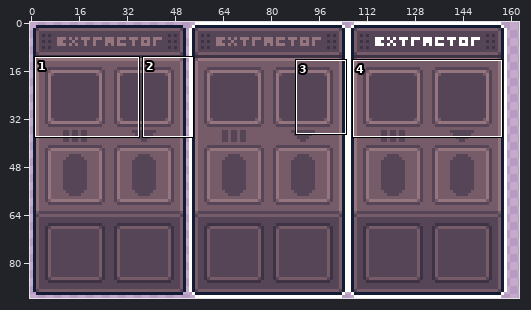
Sprite sheet, stored at sprites/extractor_gui.png. The picture above shows the old version from afar; the outline marks the close-up.
Close-up. Before the commit:
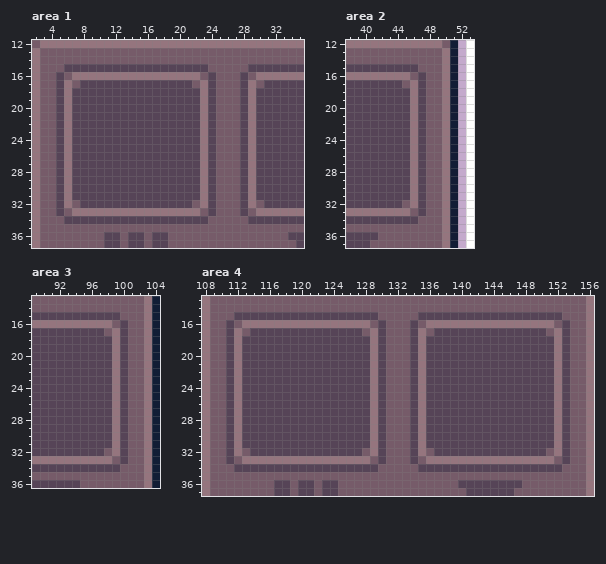
The file is 212x92 pixels. Shown: area 1: x 2..35, y 12..37; area 2: x 38..53, y 12..37; area 3: x 89..104, y 13..36; area 4: x 108..156, y 13..37. The wide view leaves out empty margins. The commit also changed other parts of the picture, which this record leaves out.
And afterwards:
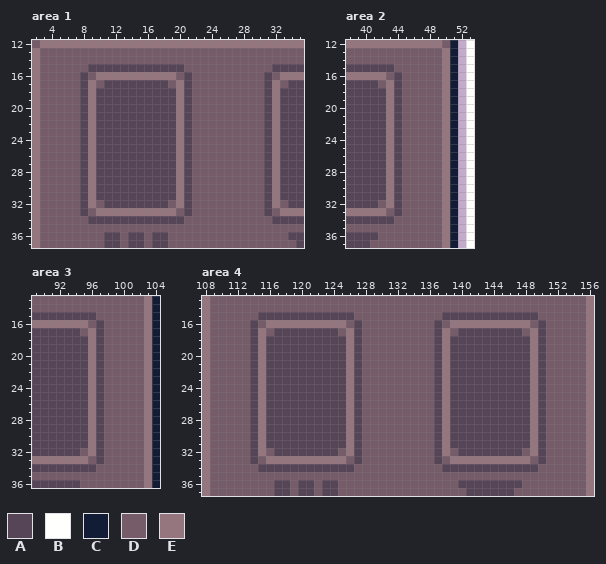
Palette (. is transparent): A #564457  B #fffffe  C #121d35  D #765b69  E #95757e
The exact change:
--- area 1
@@ x 2..35 @@
 14 EDDDDDDDDDDDDDDDDDDDDDDDDDDDDDDDDD
-15 EDDDAAAAAAAAAAAAAAAAAADDDDDAAAAAAA
-16 EDDADEEEEEEEEEEEEEEEEDADDDADEEEEEE
-17 EDDAEDAAAAAAAAAAAAAADEADDDAEDAAAAA
-18 EDDAEAAAAAAAAAAAAAAAAEADDDAEAAAAAA
-19 EDDAEAAAAAAAAAAAAAAAAEADDDAEAAAAAA
-20 EDDAEAAAAAAAAAAAAAAAAEADDDAEAAAAAA
-21 EDDAEAAAAAAAAAAAAAAAAEADDDAEAAAAAA
-22 EDDAEAAAAAAAAAAAAAAAAEADDDAEAAAAAA
-23 EDDAEAAAAAAAAAAAAAAAAEADDDAEAAAAAA
-24 EDDAEAAAAAAAAAAAAAAAAEADDDAEAAAAAA
-25 EDDAEAAAAAAAAAAAAAAAAEADDDAEAAAAAA
-26 EDDAEAAAAAAAAAAAAAAAAEADDDAEAAAAAA
-27 EDDAEAAAAAAAAAAAAAAAAEADDDAEAAAAAA
-28 EDDAEAAAAAAAAAAAAAAAAEADDDAEAAAAAA
-29 EDDAEAAAAAAAAAAAAAAAAEADDDAEAAAAAA
-30 EDDAEAAAAAAAAAAAAAAAAEADDDAEAAAAAA
-31 EDDAEAAAAAAAAAAAAAAAAEADDDAEAAAAAA
-32 EDDAEDAAAAAAAAAAAAAADEADDDAEDAAAAA
-33 EDDADEEEEEEEEEEEEEEEEDADDDADEEEEEE
-34 EDDDAAAAAAAAAAAAAAAAAADDDDDAAAAAAA
+15 EDDDDDDAAAAAAAAAAAADDDDDDDDDDDAAAA
+16 EDDDDDADEEEEEEEEEEDADDDDDDDDDADEEE
+17 EDDDDDAEDAAAAAAAADEADDDDDDDDDAEDAA
+18 EDDDDDAEAAAAAAAAAAEADDDDDDDDDAEAAA
+19 EDDDDDAEAAAAAAAAAAEADDDDDDDDDAEAAA
+20 EDDDDDAEAAAAAAAAAAEADDDDDDDDDAEAAA
+21 EDDDDDAEAAAAAAAAAAEADDDDDDDDDAEAAA
+22 EDDDDDAEAAAAAAAAAAEADDDDDDDDDAEAAA
+23 EDDDDDAEAAAAAAAAAAEADDDDDDDDDAEAAA
+24 EDDDDDAEAAAAAAAAAAEADDDDDDDDDAEAAA
+25 EDDDDDAEAAAAAAAAAAEADDDDDDDDDAEAAA
+26 EDDDDDAEAAAAAAAAAAEADDDDDDDDDAEAAA
+27 EDDDDDAEAAAAAAAAAAEADDDDDDDDDAEAAA
+28 EDDDDDAEAAAAAAAAAAEADDDDDDDDDAEAAA
+29 EDDDDDAEAAAAAAAAAAEADDDDDDDDDAEAAA
+30 EDDDDDAEAAAAAAAAAAEADDDDDDDDDAEAAA
+31 EDDDDDAEAAAAAAAAAAEADDDDDDDDDAEAAA
+32 EDDDDDAEDAAAAAAAADEADDDDDDDDDAEDAA
+33 EDDDDDADEEEEEEEEEEDADDDDDDDDDADEEE
+34 EDDDDDDAAAAAAAAAAAADDDDDDDDDDDAAAA
 35 EDDDDDDDDDDDDDDDDDDDDDDDDDDDDDDDDD
--- area 2
@@ x 40..49 @@
 14 DDDDDDDDDD
-15 AAAAAAADDD
-16 EEEEEEDADD
-17 AAAAADEADD
-18 AAAAAAEADD
-19 AAAAAAEADD
-20 AAAAAAEADD
-21 AAAAAAEADD
-22 AAAAAAEADD
-23 AAAAAAEADD
-24 AAAAAAEADD
-25 AAAAAAEADD
-26 AAAAAAEADD
-27 AAAAAAEADD
-28 AAAAAAEADD
-29 AAAAAAEADD
-30 AAAAAAEADD
-31 AAAAAAEADD
-32 AAAAADEADD
-33 EEEEEEDADD
-34 AAAAAAADDD
+15 AAAADDDDDD
+16 EEEDADDDDD
+17 AADEADDDDD
+18 AAAEADDDDD
+19 AAAEADDDDD
+20 AAAEADDDDD
+21 AAAEADDDDD
+22 AAAEADDDDD
+23 AAAEADDDDD
+24 AAAEADDDDD
+25 AAAEADDDDD
+26 AAAEADDDDD
+27 AAAEADDDDD
+28 AAAEADDDDD
+29 AAAEADDDDD
+30 AAAEADDDDD
+31 AAAEADDDDD
+32 AADEADDDDD
+33 EEEDADDDDD
+34 AAAADDDDDD
 35 DDDDDDDDDD
--- area 3
@@ x 93..102 @@
 14 DDDDDDDDDD
-15 AAAAAAADDD
-16 EEEEEEDADD
-17 AAAAADEADD
-18 AAAAAAEADD
-19 AAAAAAEADD
-20 AAAAAAEADD
-21 AAAAAAEADD
-22 AAAAAAEADD
-23 AAAAAAEADD
-24 AAAAAAEADD
-25 AAAAAAEADD
-26 AAAAAAEADD
-27 AAAAAAEADD
-28 AAAAAAEADD
-29 AAAAAAEADD
-30 AAAAAAEADD
-31 AAAAAAEADD
-32 AAAAADEADD
-33 EEEEEEDADD
-34 AAAAAAADDD
+15 AAAADDDDDD
+16 EEEDADDDDD
+17 AADEADDDDD
+18 AAAEADDDDD
+19 AAAEADDDDD
+20 AAAEADDDDD
+21 AAAEADDDDD
+22 AAAEADDDDD
+23 AAAEADDDDD
+24 AAAEADDDDD
+25 AAAEADDDDD
+26 AAAEADDDDD
+27 AAAEADDDDD
+28 AAAEADDDDD
+29 AAAEADDDDD
+30 AAAEADDDDD
+31 AAAEADDDDD
+32 AADEADDDDD
+33 EEEDADDDDD
+34 AAAADDDDDD
 35 DDDDDDDDDD
--- area 4
@@ x 108..156 @@
 14 EDDDDDDDDDDDDDDDDDDDDDDDDDDDDDDDDDDDDDDDDDDDDDDDE
-15 EDDDAAAAAAAAAAAAAAAAAADDDDDAAAAAAAAAAAAAAAAAADDDE
-16 EDDADEEEEEEEEEEEEEEEEDADDDADEEEEEEEEEEEEEEEEDADDE
-17 EDDAEDAAAAAAAAAAAAAADEADDDAEDAAAAAAAAAAAAAADEADDE
-18 EDDAEAAAAAAAAAAAAAAAAEADDDAEAAAAAAAAAAAAAAAAEADDE
-19 EDDAEAAAAAAAAAAAAAAAAEADDDAEAAAAAAAAAAAAAAAAEADDE
-20 EDDAEAAAAAAAAAAAAAAAAEADDDAEAAAAAAAAAAAAAAAAEADDE
-21 EDDAEAAAAAAAAAAAAAAAAEADDDAEAAAAAAAAAAAAAAAAEADDE
-22 EDDAEAAAAAAAAAAAAAAAAEADDDAEAAAAAAAAAAAAAAAAEADDE
-23 EDDAEAAAAAAAAAAAAAAAAEADDDAEAAAAAAAAAAAAAAAAEADDE
-24 EDDAEAAAAAAAAAAAAAAAAEADDDAEAAAAAAAAAAAAAAAAEADDE
-25 EDDAEAAAAAAAAAAAAAAAAEADDDAEAAAAAAAAAAAAAAAAEADDE
-26 EDDAEAAAAAAAAAAAAAAAAEADDDAEAAAAAAAAAAAAAAAAEADDE
-27 EDDAEAAAAAAAAAAAAAAAAEADDDAEAAAAAAAAAAAAAAAAEADDE
-28 EDDAEAAAAAAAAAAAAAAAAEADDDAEAAAAAAAAAAAAAAAAEADDE
-29 EDDAEAAAAAAAAAAAAAAAAEADDDAEAAAAAAAAAAAAAAAAEADDE
-30 EDDAEAAAAAAAAAAAAAAAAEADDDAEAAAAAAAAAAAAAAAAEADDE
-31 EDDAEAAAAAAAAAAAAAAAAEADDDAEAAAAAAAAAAAAAAAAEADDE
-32 EDDAEDAAAAAAAAAAAAAADEADDDAEDAAAAAAAAAAAAAADEADDE
-33 EDDADEEEEEEEEEEEEEEEEDADDDADEEEEEEEEEEEEEEEEDADDE
-34 EDDDAAAAAAAAAAAAAAAAAADDDDDAAAAAAAAAAAAAAAAAADDDE
+15 EDDDDDDAAAAAAAAAAAADDDDDDDDDDDAAAAAAAAAAAADDDDDDE
+16 EDDDDDADEEEEEEEEEEDADDDDDDDDDADEEEEEEEEEEDADDDDDE
+17 EDDDDDAEDAAAAAAAADEADDDDDDDDDAEDAAAAAAAADEADDDDDE
+18 EDDDDDAEAAAAAAAAAAEADDDDDDDDDAEAAAAAAAAAAEADDDDDE
+19 EDDDDDAEAAAAAAAAAAEADDDDDDDDDAEAAAAAAAAAAEADDDDDE
+20 EDDDDDAEAAAAAAAAAAEADDDDDDDDDAEAAAAAAAAAAEADDDDDE
+21 EDDDDDAEAAAAAAAAAAEADDDDDDDDDAEAAAAAAAAAAEADDDDDE
+22 EDDDDDAEAAAAAAAAAAEADDDDDDDDDAEAAAAAAAAAAEADDDDDE
+23 EDDDDDAEAAAAAAAAAAEADDDDDDDDDAEAAAAAAAAAAEADDDDDE
+24 EDDDDDAEAAAAAAAAAAEADDDDDDDDDAEAAAAAAAAAAEADDDDDE
+25 EDDDDDAEAAAAAAAAAAEADDDDDDDDDAEAAAAAAAAAAEADDDDDE
+26 EDDDDDAEAAAAAAAAAAEADDDDDDDDDAEAAAAAAAAAAEADDDDDE
+27 EDDDDDAEAAAAAAAAAAEADDDDDDDDDAEAAAAAAAAAAEADDDDDE
+28 EDDDDDAEAAAAAAAAAAEADDDDDDDDDAEAAAAAAAAAAEADDDDDE
+29 EDDDDDAEAAAAAAAAAAEADDDDDDDDDAEAAAAAAAAAAEADDDDDE
+30 EDDDDDAEAAAAAAAAAAEADDDDDDDDDAEAAAAAAAAAAEADDDDDE
+31 EDDDDDAEAAAAAAAAAAEADDDDDDDDDAEAAAAAAAAAAEADDDDDE
+32 EDDDDDAEDAAAAAAAADEADDDDDDDDDAEDAAAAAAAADEADDDDDE
+33 EDDDDDADEEEEEEEEEEDADDDDDDDDDADEEEEEEEEEEDADDDDDE
+34 EDDDDDDAAAAAAAAAAAADDDDDDDDDDDAAAAAAAAAAAADDDDDDE
 35 EDDDDDDDDDDDDDDDDDDDDDDDDDDDDDDDDDDDDDDDDDDDDDDDE
Where, in picture pixels (left, top, right, bottom), the same in both close-ups:
changed: (56, 64, 104, 224)
changed: (168, 64, 288, 224)
changed: (378, 64, 426, 224)
changed: (80, 312, 128, 472)
changed: (226, 312, 274, 472)
changed: (338, 312, 458, 472)
changed: (522, 312, 570, 472)
